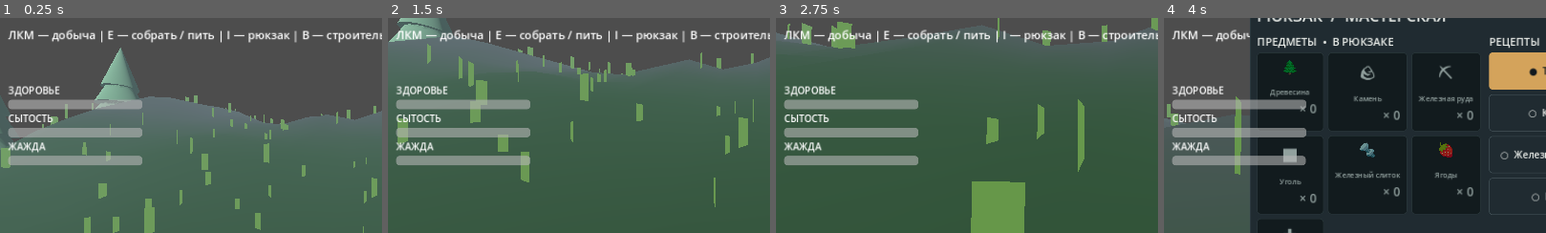
Above: before the commit, frames 1-4 (left to right).
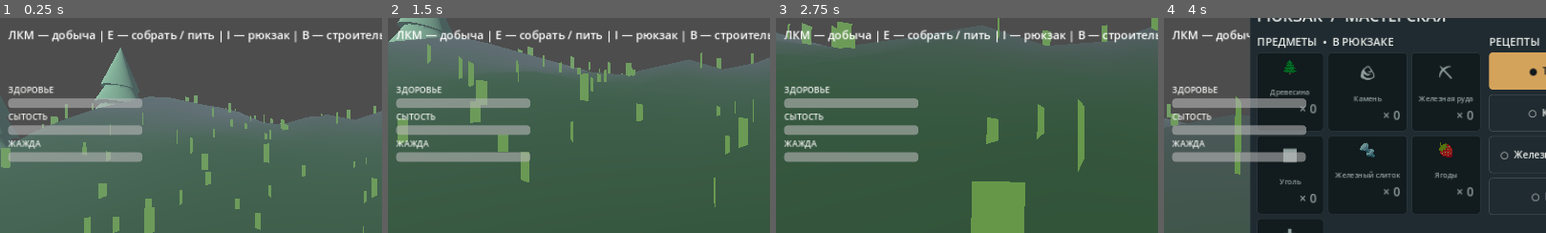
Above: after the commit, the same moments.

Repository: noval000/survival
Game: Godot game, scene res://scenes/Main.tscn
Two runs of this game, one before a commit and one after it. Both use one fixed random seed, a clock stepped at 60 frames per second and the inputs below.
Inputs (mouse positions are % of the whole screen's width and height, from its top left):
- Up to frame 1 (0.25 s): no input
- Up to frame 2 (1.5 s): tap Enter at 0.5 s; move the mouse to (55, 50) at 0.52 s; hold Shift (sprint) 0.53-1.28 s; hold W (move_forward) from 0.53 s (still down); click (55, 50) at 0.67 s; tap Space (jump) at 0.77 s; move the mouse to (45, 50) at 1.27 s; tap E at 1.35 s
- Up to frame 3 (2.75 s): keep holding W (move_forward); tap Space (jump) at 1.52 s; move the mouse to (52, 48) at 2.02 s; tap Alt at 2.1 s
- Up to frame 4 (4 s): move the mouse to (45, 70) at 2.77 s; tap I at 2.85 s; click (45, 70) at 2.92 s; tap Space (jump) at 3.02, 3.77 s; move the mouse to (80, 65) at 3.52 s; release W (move_forward) at 3.53 s; hold A (move_left) from 3.53 s (still down); tap B at 3.6 s
The pictures show only the part of the screen within x 0-50%, y 10-60%; the shares and areas given below are measured in that part.

The runs differ from the first frame. In frame 1, 3.7% of the frame differs, in the area x 2-38%, y 31-69%; in frame 2, 3.9%; in frame 3, 3.9%; in frame 4, 3.8%.

Commit message:
Apply shared design system and improve Godot UI compatibility

Diff:
--- a/godot/scripts/SurvivalUI.gd
+++ b/godot/scripts/SurvivalUI.gd
@@ -1,4 +1,5 @@
 extends CanvasLayer
+const UI = preload("res://scripts/UIDesign.gd")
 
 var health_bar: ProgressBar
 var hunger_bar: ProgressBar
@@ -15,6 +16,7 @@
     for stat in ["ЗДОРОВЬЕ", "СЫТОСТЬ", "ЖАЖДА"]:
         var label := Label.new()
         label.text = stat
+        UI.decorate_title(label, 14)
         column.add_child(label)
         var bar := ProgressBar.new()
         bar.max_value = 100.0
@@ -34,6 +36,7 @@
     death_panel.custom_minimum_size = Vector2(320, 160)
     add_child(death_panel)
     var contents := VBoxContainer.new()
+    death_panel.add_theme_stylebox_override("panel", UI.panel_style())
     death_panel.add_child(contents)
     var title := Label.new()
     title.text = "ВЫ ПОГИБЛИ"
@@ -43,6 +46,7 @@
     var button := Button.new()
     button.text = "ВОЗРОДИТЬСЯ"
     button.pressed.connect(func() -> void: respawn_requested.emit())
+    UI.decorate_button(button, true)
     contents.add_child(button)
     death_panel.visible = false
 
